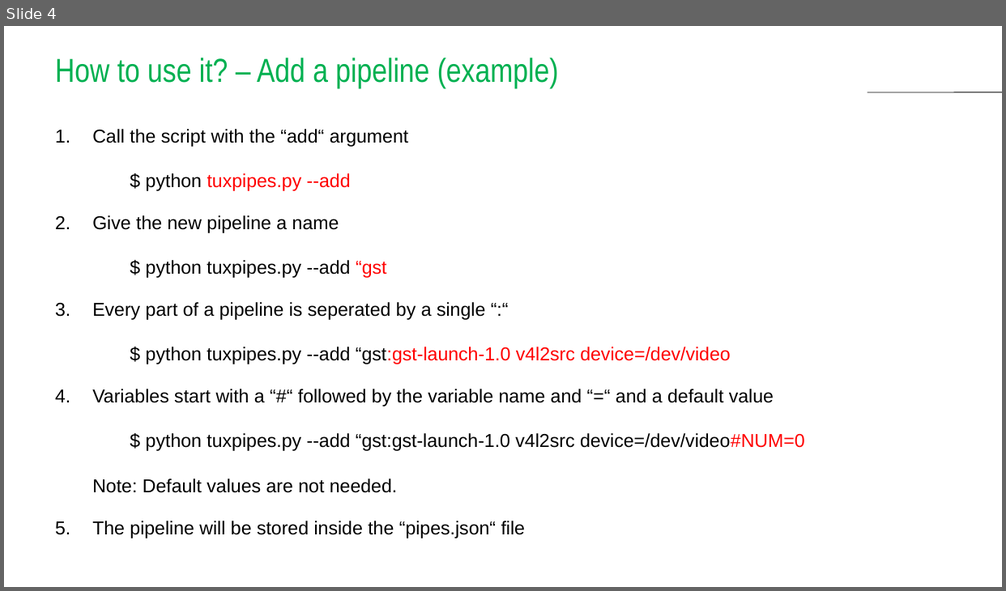
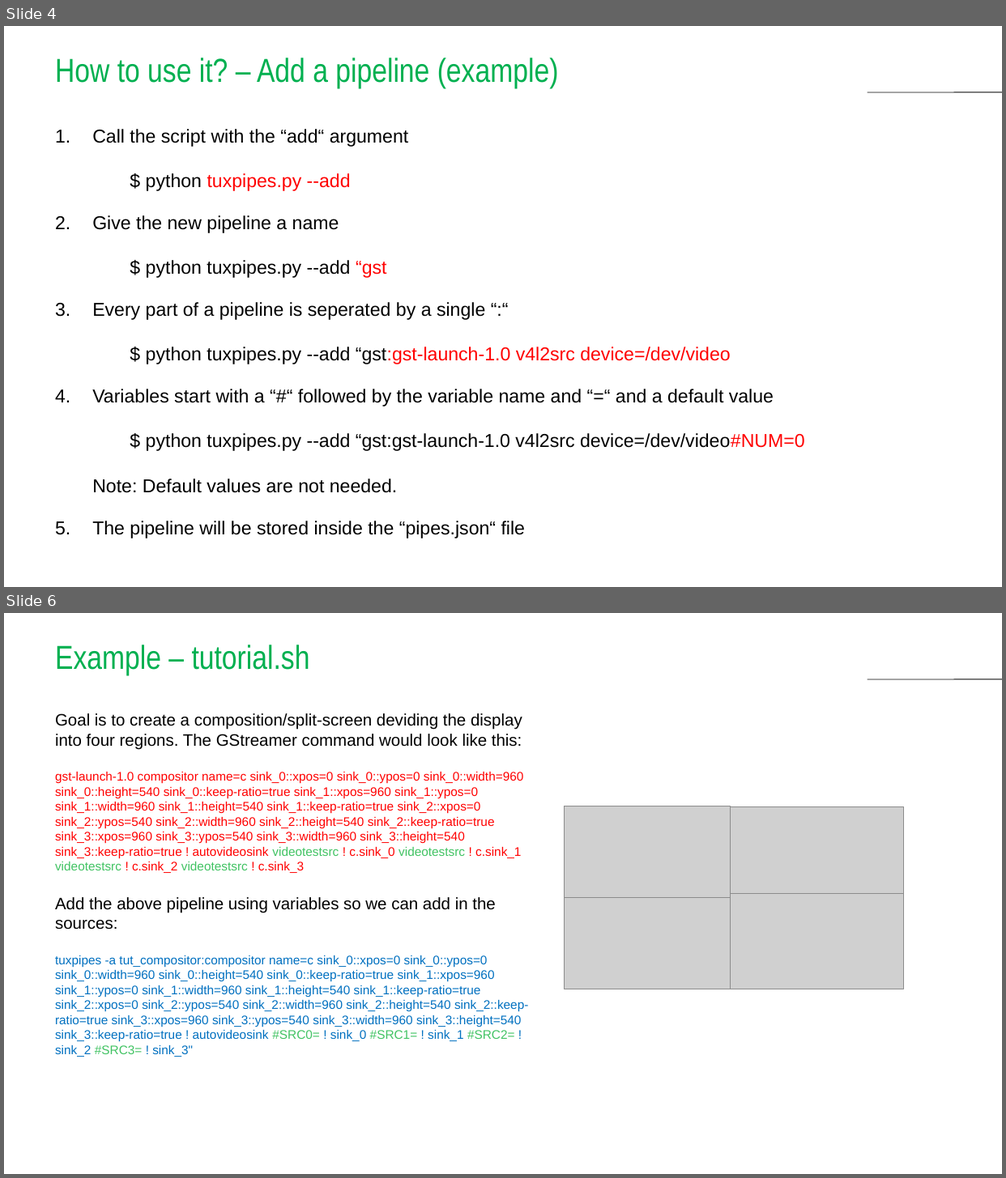
Before and after one commit to avs-sas/tuxpipes, a slide deck: docs/tuxpipes.pptx. Shown one above the other, each under a label of ours: slide 4 before the commit, slides 4 and 6 after it; the slides between them are not shown. The pictures are 1006x591 and 1006x1178 pixels, drawn with LibreOffice and Linux fonts; fonts in the diff are those of the drawing; grey boxes stand for pictures; background and template pictures are left out. Boxes give left, top, right and bottom in pixels: in the first picture for what was removed or moved away, otherwise in the second. Text is boxed around its words. In the diff, an @@ line names an element or a change of style, - is before the commit and + after.

```diff
--- a/docs/tuxpipes.pptx
+++ b/docs/tuxpipes.pptx
@@ slide 6 added at [4, 613, 1002, 1174], background #FFFFFF; not listed: 1 template element that a slide beside it also shows @@
@@ title added at [55, 645, 310, 675], 32 pt, text #00B050 @@
+Example – tutorial.sh
@@ text added at [55, 713, 528, 1057], 12 pt, text #0070C0 @@
+Goal is to create a composition/split-screen deviding the display into four regions. The GStreamer command would look like this:
+gst-launch-1.0 compositor name=c sink_0::xpos=0 sink_0::ypos=0 sink_0::width=960 sink_0::height=540 sink_0::keep-ratio=true sink_1::xpos=960 sink_1::ypos=0 sink_1::width=960 sink_1::height=540 sink_1::keep-ratio=true sink_2::xpos=0 sink_2::ypos=540 sink_2::width=960 sink_2::height=540 sink_2::keep-ratio=true sink_3::xpos=960 sink_3::ypos=540 sink_3::width=960 sink_3::height=540 sink_3::keep-ratio=true ! autovideosink videotestsrc ! c.sink_0 videotestsrc ! c.sink_1 videotestsrc ! c.sink_2 videotestsrc ! c.sink_3
+Add the above pipeline using variables so we can add in the sources:
+tuxpipes -a tut_compositor:compositor name=c sink_0::xpos=0 sink_0::ypos=0 sink_0::width=960 sink_0::height=540 sink_0::keep-ratio=true sink_1::xpos=960 sink_1::ypos=0 sink_1::width=960 sink_1::height=540 sink_1::keep-ratio=true sink_2::xpos=0 sink_2::ypos=540 sink_2::width=960 sink_2::height=540 sink_2::keep-ratio=true sink_3::xpos=960 sink_3::ypos=540 sink_3::width=960 sink_3::height=540 sink_3::keep-ratio=true ! autovideosink #SRC0= ! sink_0 #SRC1= ! sink_1 #SRC2= ! sink_2 #SRC3= ! sink_3"
@@ picture added at [564, 806, 731, 897] @@
@@ picture added at [731, 807, 904, 902] @@
@@ picture added at [564, 897, 731, 989] @@
@@ picture added at [731, 894, 904, 989] @@
```
Also in this commit, not shown: 4 slides changed, 2 other slides added.
